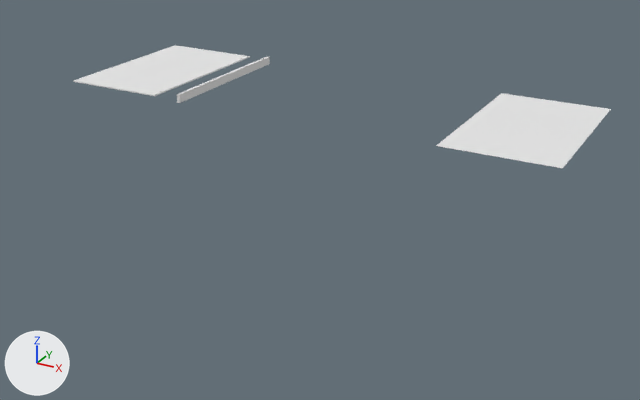
The OBJ model model/components/AA-1027206-3.obj as it was, and as the next commit left it.
Camera for both pictures: a camera (50 mm lens) standing at (256.0, -318.0, 109.0) and looking at (114.0, -59.0, -20.0). The axes (+X, +Y, +Z) are drawn at lower left. The lights are the same throughout. Where no turn or scale is listed for an object, it has been applied to the vertices.

The scene before the commit, as lines of its bpy script (objects in view):
```python
me_plane002 = bpy.data.meshes.new('Plane002')
me_plane002.from_pydata(...)  # 64 vertices, 49 faces; spans x 148.8..194.1, y -36.7..36.7, z 0.0
me_plane002.materials.append(mat_wire_135006006)  # white #e7e7e7
me_plane003 = bpy.data.meshes.new('Plane003')
me_plane003.from_pydata(...)  # 524 vertices, 534 faces; spans x -22.7..22.7, y -36.7..36.7, z -0.2..0.2
me_plane003.materials.append(mat_wire_135006006)  # white #e7e7e7
me_plane005 = bpy.data.meshes.new('Plane005')
me_plane005.from_pydata(...)  # 168 vertices, 108 faces; spans x 33.1..34.6, y -35.3..35.3, z -1.8..1.8
me_plane005.materials.append(mat_wire_225198087)  # white #e7e7e7
ob_plane002 = bpy.data.objects.new('Plane002', me_plane002)
ob_plane002.location = (0.0, 0.0, 0.0)
ob_plane003 = bpy.data.objects.new('Plane003', me_plane003)
ob_plane003.location = (0.0, 0.0, 0.0)
ob_plane005 = bpy.data.objects.new('Plane005', me_plane005)
ob_plane005.location = (0.0, 0.0, 0.0)
```
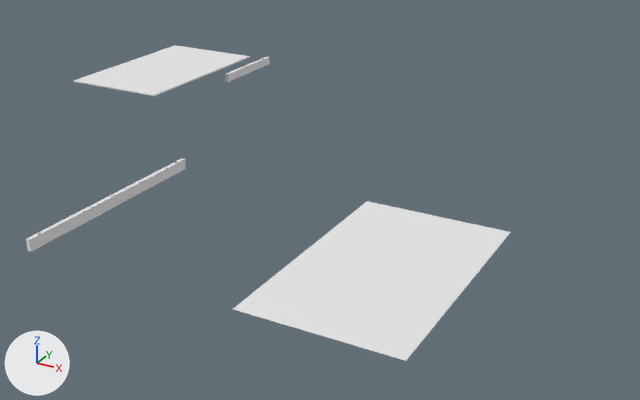
What differs and where, as boxes (x1, y1, x2, y2) in the pictures (640 x 400 px):
'Plane002', mesh moved: before (436, 93, 611, 168); after (233, 201, 511, 361)
'Plane006', added: after (26, 158, 186, 252)
'Plane005', reshaped (51% narrower, 45% shorter): before (177, 57, 270, 103); after (225, 57, 270, 82)

Patch to the scene script:
```diff
--- a/model/components/AA-1027206-3.obj.py
+++ b/model/components/AA-1027206-3.obj.py
@@ me_plane002 @@
 me_plane002.from_pydata(...)  # 64 vertices, 49 faces; spans x 148.8..194.1, y -36.7..36.7, z 0.0
 # used by ob_plane002; location = (0.0, 0.0, 0.0)
+# me_plane002 part 1: the whole mesh is moved by (0.0, -129.3, 0.0)
 me_plane002.materials.append(mat_wire_135006006)
@@ me_plane005 @@
 # used by ob_plane005; location = (0.0, 0.0, 0.0)
-me_plane005.from_pydata(...)  # 168 vertices, 108 faces; spans x 33.1..34.6, y -35.3..35.3, z -1.8..1.8
+me_plane005.from_pydata(...)  # 192 vertices, 133 faces; spans x 33.1..34.6, y 0.0..35.3, z -1.8..1.8
+# me_plane005 part 2: 96 vertices removed from x 33.1..34.6, y -35.1..35.2, z -1.8..1.8; 124 vertices added at x 33.1..34.6, y 0.0..35.2, z -1.8..1.8
 me_plane005.materials.append(mat_wire_225198087)
@@ me_plane006 @@
+me_plane006.from_pydata(...)  # 172 vertices, 110 faces; spans x 79.9..81.4, y -164.6..-94.0, z -1.8..1.8
+me_plane006.materials.append(mat_wire_225198087)  # white #e7e7e7
@@ ob_plane006 @@
+ob_plane006 = bpy.data.objects.new('Plane006', me_plane006)
+ob_plane006.location = (0.0, 0.0, 0.0)
```
